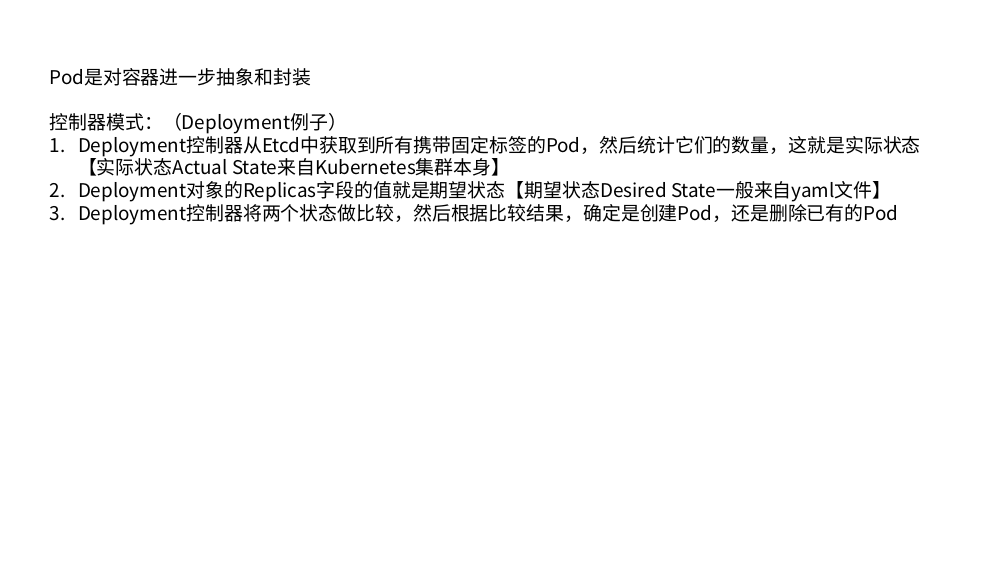
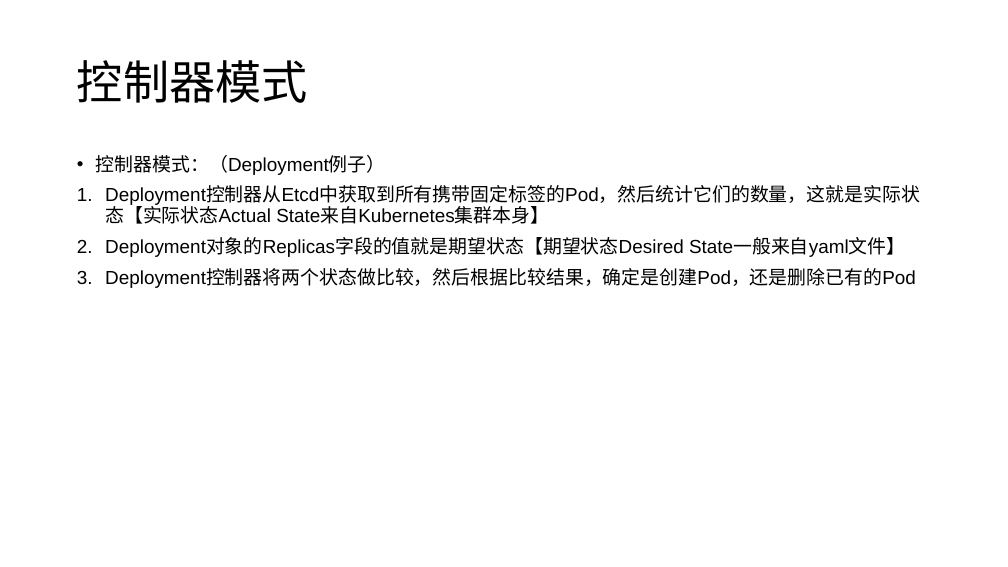
Before and after one commit to axzxs2001/Asp.NetCoreExperiment, a slide deck: slide 29 of Asp.NetCoreExperiment/kubernetes/kubernetes.pptx (slide 47 before the commit). Drawn at 1008x567 pixels with LibreOffice and Linux fonts; fonts in the diff are those of the drawing; background and template pictures are left out. Boxes give left, top, right and bottom in pixels: in the first picture for what was removed or moved away, otherwise in the second. Text is boxed around its words. In the diff, an @@ line names an element or a change of style, - is before the commit and + after.

Commit message:
构建kubernetes集群

```diff
--- a/Asp.NetCoreExperiment/kubernetes/kubernetes.pptx
+++ b/Asp.NetCoreExperiment/kubernetes/kubernetes.pptx
@@ text at box(50, 68, 311, 86): paragraph removed @@
-Pod是对容器进一步抽象和封装
@@ title added at box(77, 60, 308, 103), 44 pt, text #000000 @@
+控制器模式
@@ text "控制器模式：（Deployment例子）": place and size @@
-text "控制器模式：（Deployment例子）" at box(50, 68, 921, 225)
+text "控制器模式：（Deployment例子）" at box(96, 155, 920, 288)
@@ text "控制器模式：（Deployment例子）" at box(96, 155, 920, 288): font Noto Sans CJK SC to Arial; bullet none to •; line spacing 1 to 0.9; more space between paragraphs @@
```
Also in this commit, not shown: 13 other slides changed, 5 slides added, 1 slide removed, 2 other files.
